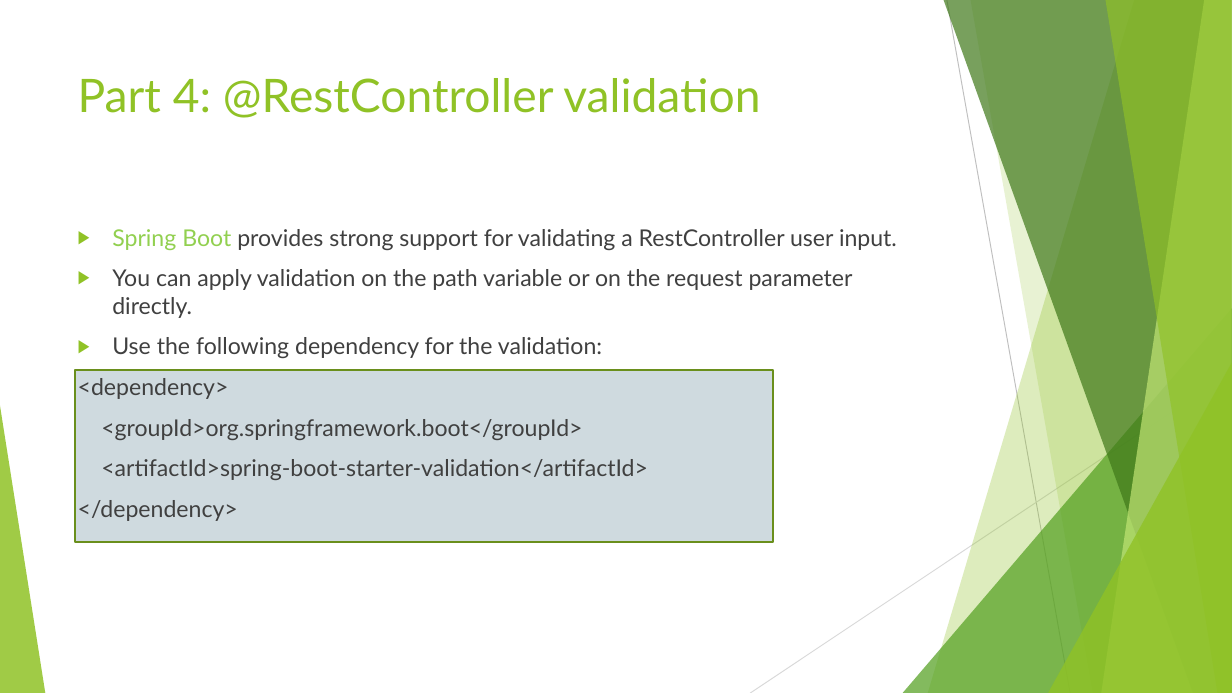
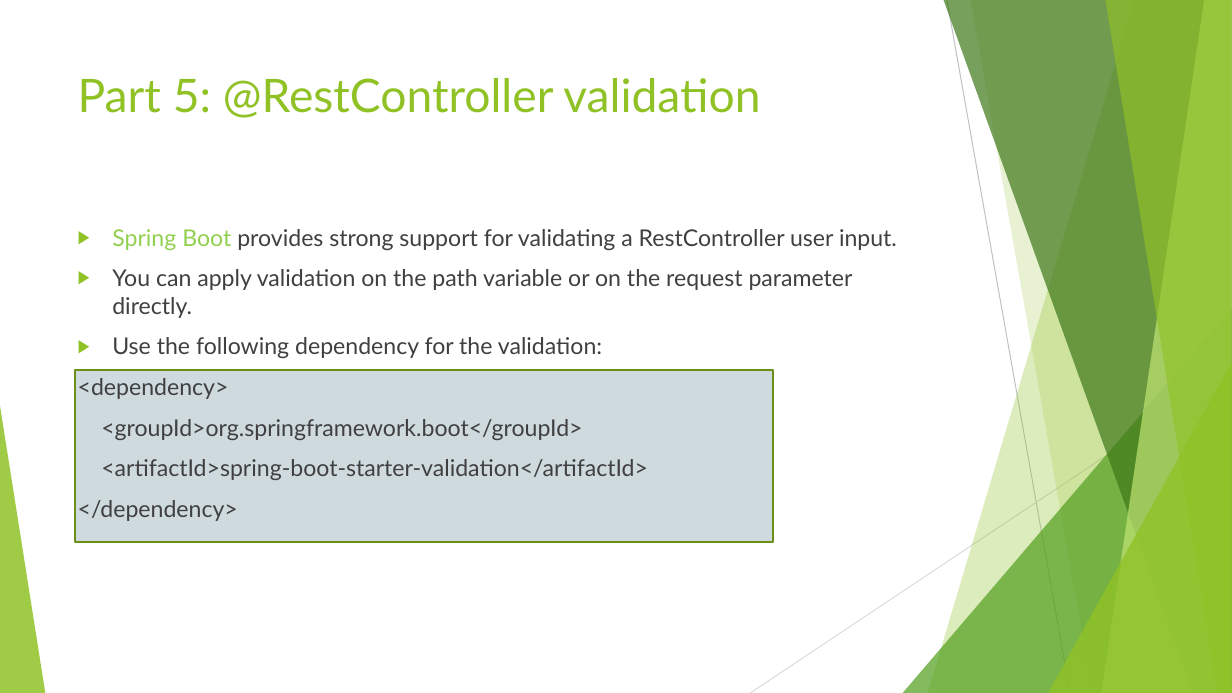
Before and after one commit to ybensman/SpringMicroserviceDemo, a slide deck: slide 37 of Spring_Beginners_2_SpringBootForMS.pptx (slide 36 before the commit). Drawn at 1232x693 pixels with LibreOffice and Linux fonts; fonts in the diff are those of the drawing. Boxes give left, top, right and bottom in pixels: in the first picture for what was removed or moved away, otherwise in the second. Text is boxed around its words. In the diff, an @@ line names an element or a change of style, - is before the commit and + after.

```diff
--- a/Spring_Beginners_2_SpringBootForMS.pptx
+++ b/Spring_Beginners_2_SpringBootForMS.pptx
@@ title at (78,78,760,118): text changed @@
-Part 4: @RestController validation
+Part 5: @RestController validation
```
Also in this commit, not shown: 11 other slides changed, 1 slide added.
